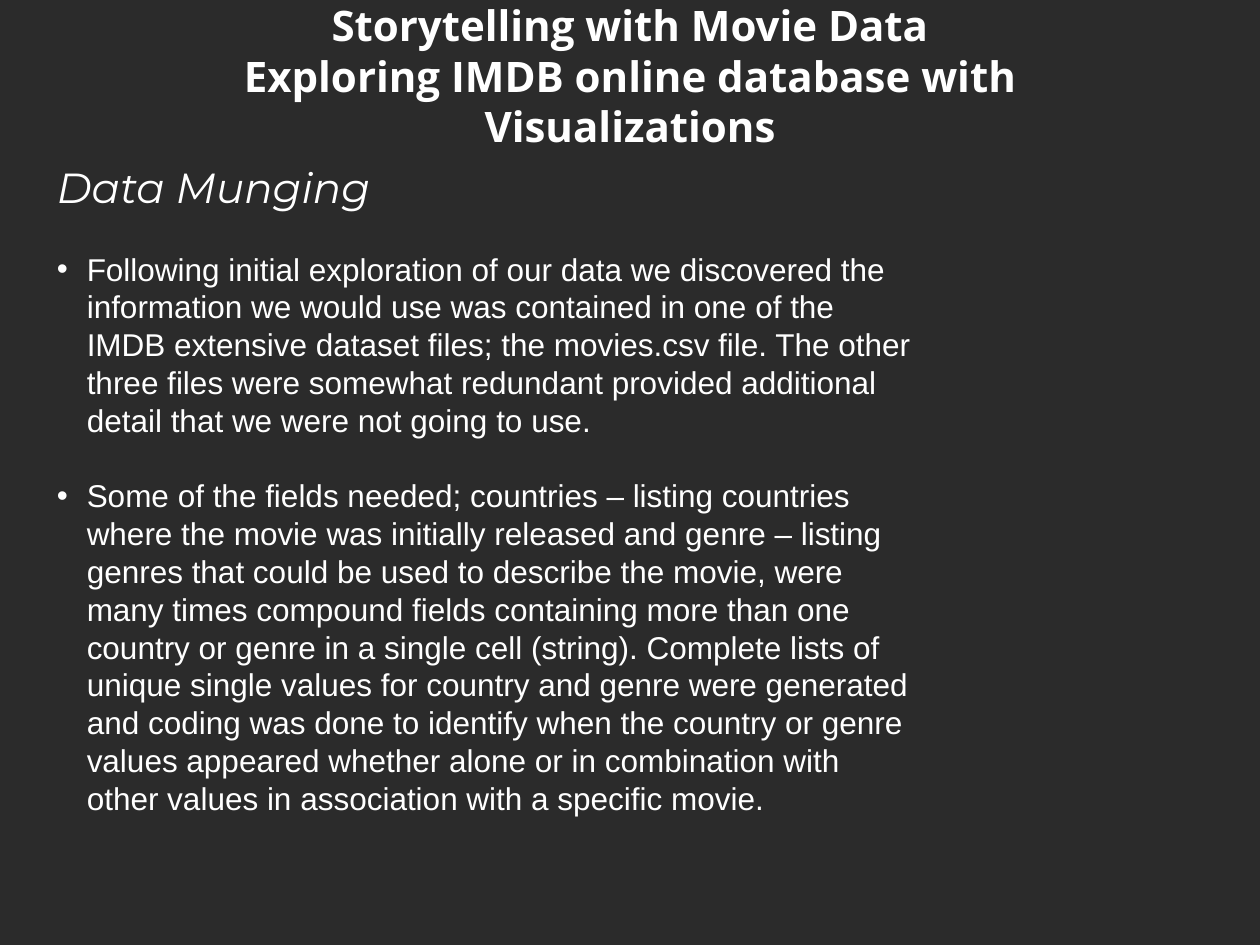
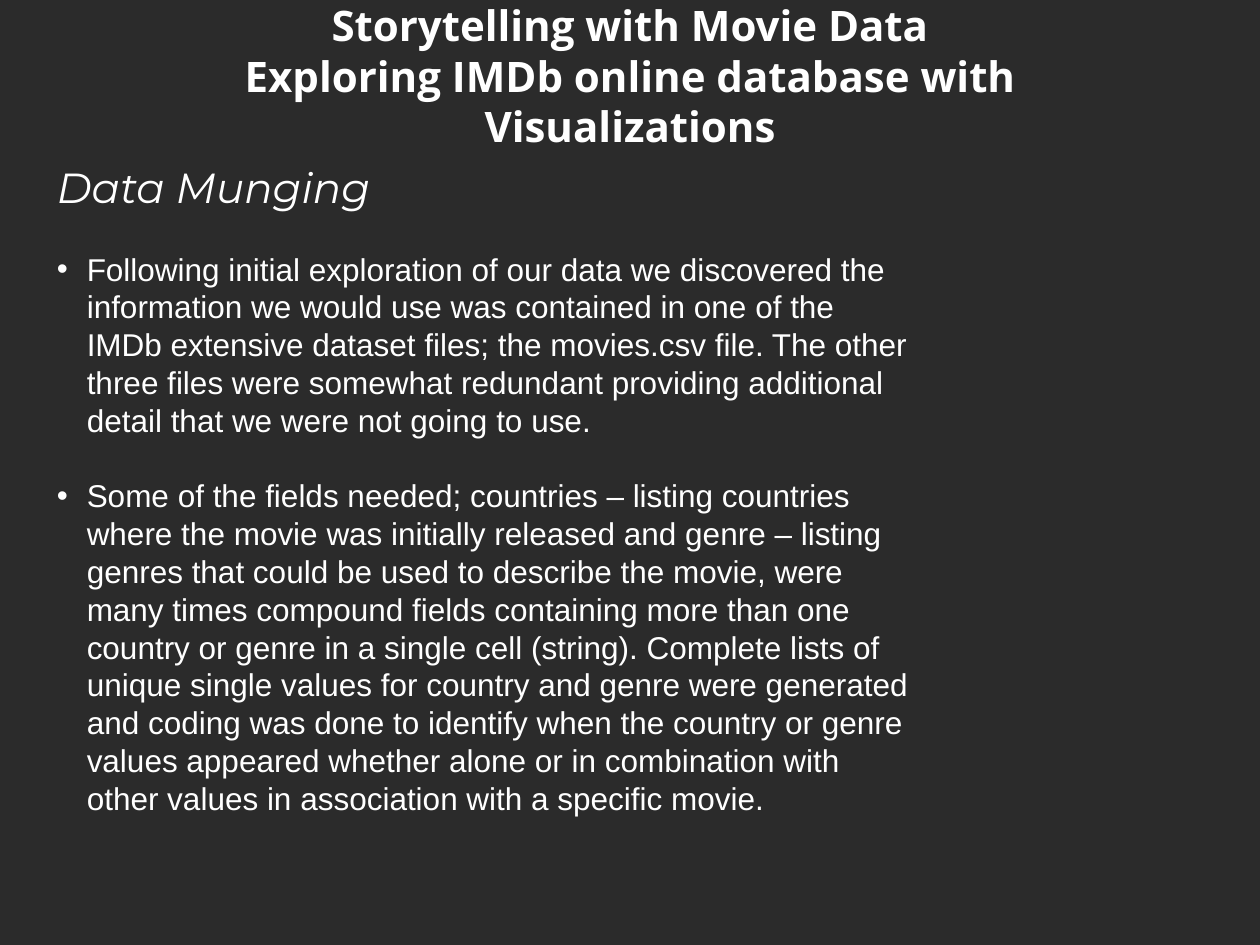
Before and after one commit to Fhern1954/Project-2-Fantastic-4, a slide deck: slide 3 of slides.ppt. Drawn at 1260x945 pixels with LibreOffice and Linux fonts; fonts in the diff are those of the drawing; background and template pictures are left out; a plain dark background stands for a picture behind light text. Boxes give left, top, right and bottom in pixels: in the first picture for what was removed or moved away, otherwise in the second. Text is boxed around its words. In the diff, an @@ line names an element or a change of style, - is before the commit and + after.

```diff
--- a/slides.ppt
+++ b/slides.ppt
@@ title at <box>245,9,1016,143</box>: text changed @@
-Storytelling with Movie Data
-Exploring IMDB online database with Visualizations
+Storytelling with Movie Data
+Exploring IMDb online database with Visualizations
@@ text at <box>87,258,907,438</box>: text changed @@
-• Following initial exploration of our data we discovered the information we would use was contained in one of the IMDB extensive dataset files; the movies.csv file. The other three files were somewhat redundant provided additional detail that we were not going to use.
+• Following initial exploration of our data we discovered the information we would use was contained in one of the IMDb extensive dataset files; the movies.csv file. The other three files were somewhat redundant providing additional detail that we were not going to use.
```
Also in this commit, not shown: 2 other slides changed, 1 other file.
